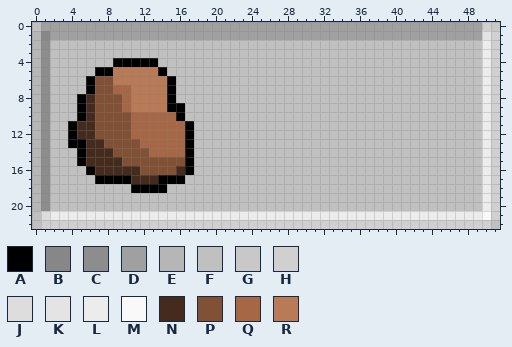
Pixel-art sprite, stored at bin/res/spaceUI/debrisTracker.png. This is how it looked before the edit.
The file is 52x23 pixels. Colours within 5 levels of each other are drawn and written as one.
Palette (. is transparent): A #000000  B #878787  C #8d8d8d  D #a0a0a0  E #b6b6b6  F #c0c0c0  G #c8c8c8  H #d0d0d0  J #dddddd  K #e4e4e4  L #ececec  M #f9f9f9  N #452b1d  P #815136  Q #a56745  R #b97a57
Once edited:
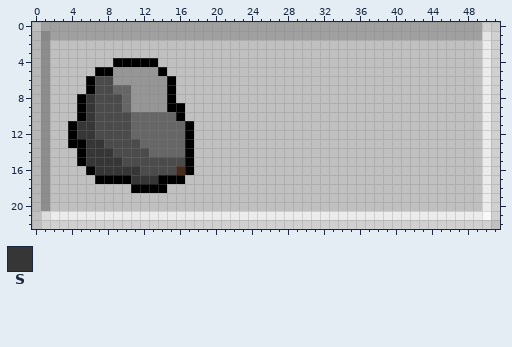
Colours new in this view: S #363636
Edits made:
colour P: #815136 -> #4b4b4b
colour Q: #a56745 -> #666666
colour R: #b97a57 -> #969696
y 8..10: x 6 N -> S
y 11..12: x 5..6 NN -> SS
y 13: x 6..7 NN -> SS
y 14: x 6..8 NNN -> SSS
y 15: x 6..9 NNNN -> SSSS
y 16: x 7..11 NNNNN -> SSSSS
y 17: x 11..13 NNN -> SSS
Boxes around the changes in both pictures, in picture pixels (x1, y1, x2, y2):
changed: (77, 67, 185, 184)
